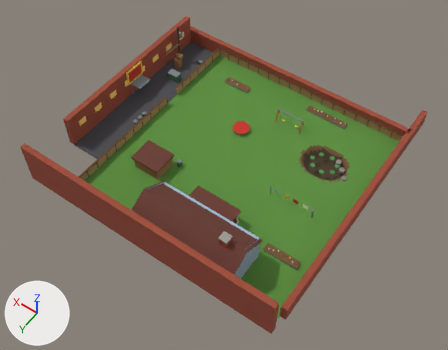
The Blender file tools/world1.blend as it was, and as the next commit left it.
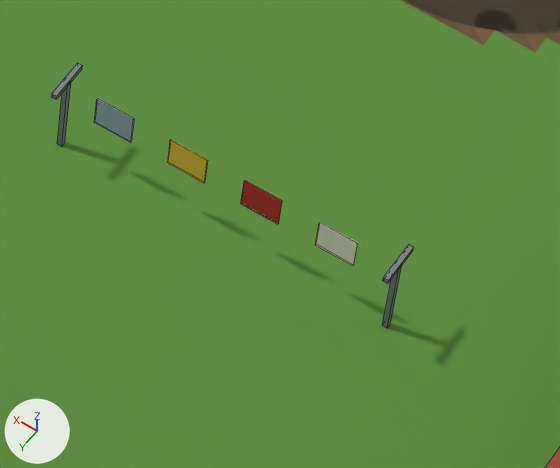
The first picture shows the older version from a camera (50 mm lens) standing at (-36.2, 57.1, 83.1) and looking at (1.8, 3.8, -0.6). The close-ups show the older and then the newer version on the part from 59% to 75% of the width and 50% to 67% of the height of that picture. Only the edits that show in the close-ups are written down. The axes (+X, +Y, +Z) are drawn at lower left. The lights are the same throughout. The close-ups show mesh edges as thin lines.

In view in the first close-up: 'lawn', 'nocol_clothesline' and 1 more.
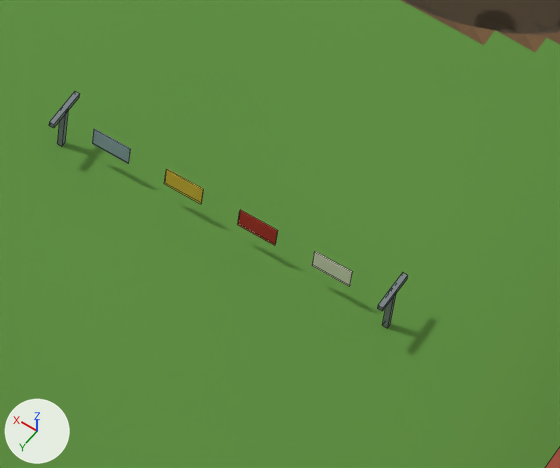
Boxes [x1, y1, x2, y2] around the edits, measured in the close-ups (560 x 468 px; the box of a moved part takes in the faces that stretch with it):
'nocol_clothesline', reshaped (11% shorter)
    before: [51, 63, 414, 328]
    after: [49, 91, 408, 328]
part 1 of me_nocol_clothesline, moved or reshaped
    before: [383, 244, 414, 283]
    after: [377, 273, 408, 311]
part 2 of me_nocol_clothesline, moved or reshaped
    before: [51, 63, 83, 99]
    after: [49, 91, 80, 128]
part 3 of me_nocol_clothesline, added
    after: [312, 251, 352, 286]
part 4 of me_nocol_clothesline, added (red)
    after: [238, 210, 278, 245]
part 5 of me_nocol_clothesline, added (yellow)
    after: [164, 169, 204, 204]
part 6 of me_nocol_clothesline, added
    after: [92, 129, 130, 163]
part 7 of me_nocol_clothesline, deleted
    before: [316, 222, 358, 266]
part 8 of me_nocol_clothesline, deleted (red)
    before: [241, 180, 282, 224]
part 9 of me_nocol_clothesline, deleted (yellow)
    before: [167, 140, 208, 183]
part 10 of me_nocol_clothesline, deleted
    before: [94, 99, 134, 143]
part 11 of me_nocol_clothesline, moved or reshaped
    before: [57, 81, 402, 328]
    after: [57, 111, 396, 328]

What the commit changed:
me_nocol_clothesline is used by ob_nocol_clothesline; location (0.0, 0.0, 0.0).
me_nocol_clothesline had 64 vertices, 48 faces and spanned x -15.06..-6.94, y 2.5..3.5, z 0.0..2.26.
me_nocol_clothesline now has 64 vertices, 48 faces and spans x -15.06..-6.94, y 2.5..3.5, z 0.0..1.26.
me_nocol_clothesline part 1: the loose piece of 8 vertices spanning x -15.06..-14.94, y 2.5..3.5, z 2.14..2.26 is moved by (0.0, 0.0, -1.0).
me_nocol_clothesline part 2: the loose piece of 8 vertices spanning x -7.06..-6.94, y 2.5..3.5, z 2.14..2.26 is moved by (0.0, 0.0, -1.0).
me_nocol_clothesline part 3: a new loose piece, a box spanning x -14.05..-13.15, y 2.985..3.015, z 0.6..1.1, in mat_trim (white #edebdb).
me_nocol_clothesline part 4: a new loose piece, a box spanning x -12.25..-11.35, y 2.985..3.015, z 0.6..1.1, in mat_red (red #c73329).
me_nocol_clothesline part 5: a new loose piece, a box spanning x -10.45..-9.55, y 2.985..3.015, z 0.6..1.1, in mat_yellow (yellow #f2c740).
me_nocol_clothesline part 6: a new loose piece, a box spanning x -8.65..-7.75, y 2.985..3.015, z 0.6..1.1, in mat_siding (greyish blue #9eb3c7).
me_nocol_clothesline part 7: the loose piece of 8 vertices spanning x -14.05..-13.15, y 2.98..3.02, z 1.35..2.15 is deleted.
me_nocol_clothesline part 8: the loose piece of 8 vertices spanning x -12.25..-11.35, y 2.98..3.02, z 1.35..2.15 is deleted.
me_nocol_clothesline part 9: the loose piece of 8 vertices spanning x -10.45..-9.55, y 2.98..3.02, z 1.35..2.15 is deleted.
me_nocol_clothesline part 10: the loose piece of 8 vertices spanning x -8.65..-7.75, y 2.98..3.02, z 1.35..2.15 is deleted.
Part 11, on me_nocol_clothesline:
8 vertices are removed from x -15.06..-6.94, y 2.94..3.06, z 2.2.
10 faces are deleted.
8 new vertices lie (0.0, 0.0, 1.2) away from vertices in x -15.06..-6.94, y 2.94..3.06, z 0.0.
10 new faces join them, mat_metal (grey #7a858a).
